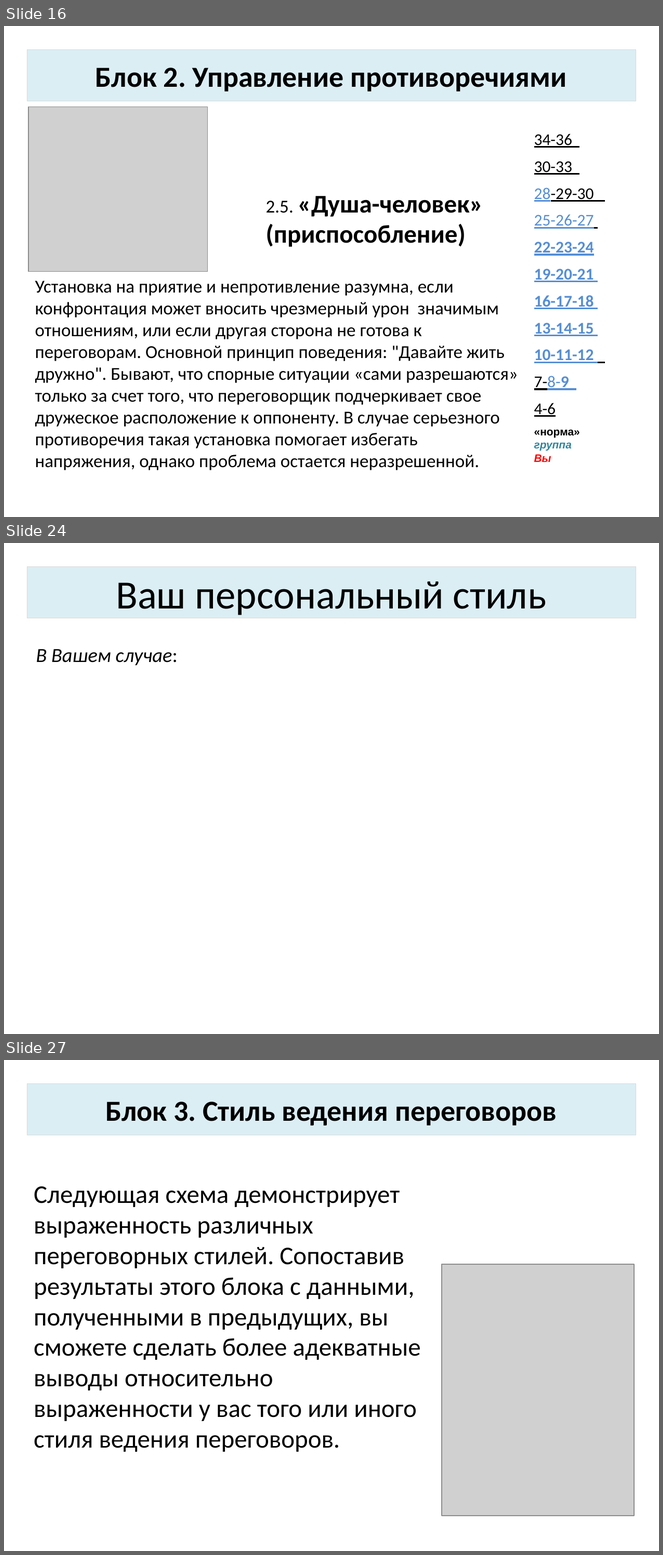
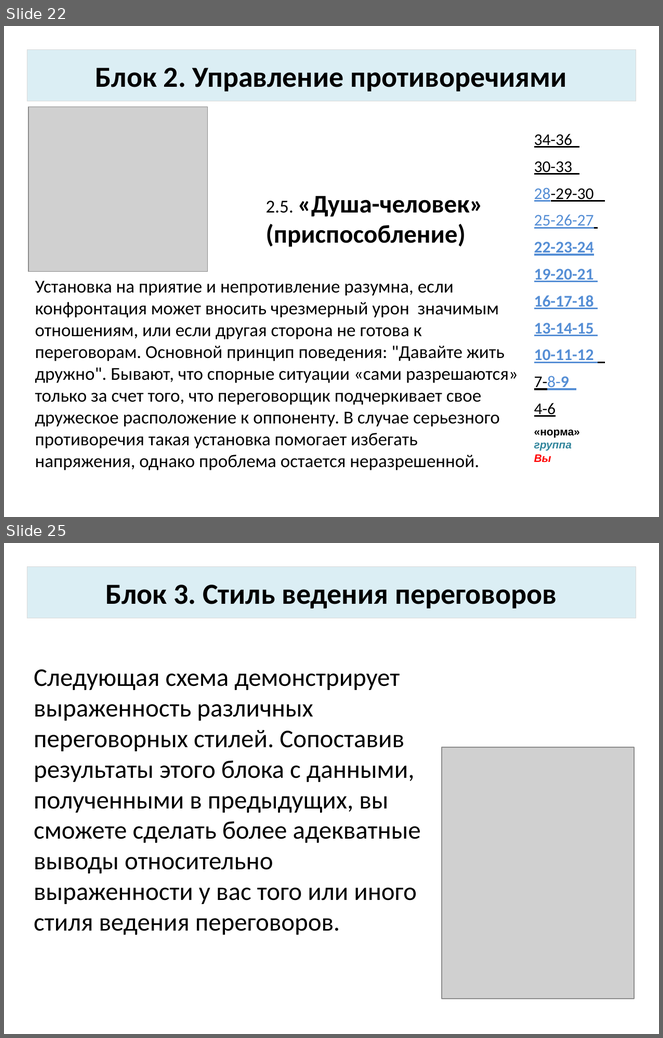
Before and after one commit to apakufai/ISeC_workfiles, a slide deck: ИКС-файл/00ШАБЛОН ОСЕНЬ 22.pptx. Shown one above the other, each under a label of ours: slides 16, 24 and 27 before the commit, slides 22 and 25 after it; the slides between them are not shown. The pictures are 663x1555 and 663x1038 pixels, drawn with LibreOffice and Linux fonts; fonts in the diff are those of the drawing; grey boxes stand for pictures; background and template pictures are left out. Boxes give left, top, right and bottom in pixels: in the first picture for what was removed or moved away, otherwise in the second. Text is boxed around its words. In the diff, an @@ line names an element or a change of style, - is before the commit and + after.

```diff
--- a/ИКС-файл/00ШАБЛОН ОСЕНЬ 22.pptx
+++ b/ИКС-файл/00ШАБЛОН ОСЕНЬ 22.pptx
@@ slide 24 removed at <box>4,543,659,1034</box>, background picture (left out) @@
@@ title removed at <box>27,566,636,618</box> @@
-Ваш персональный стиль
@@ text removed at <box>36,649,178,666</box> @@
-В Вашем случае:
@@ what was slide 16 is now slide 22 @@
@@ what was slide 27 is now slide 25 @@
```
Also in this commit, not shown: 11 slides changed, 1 other slide removed.
